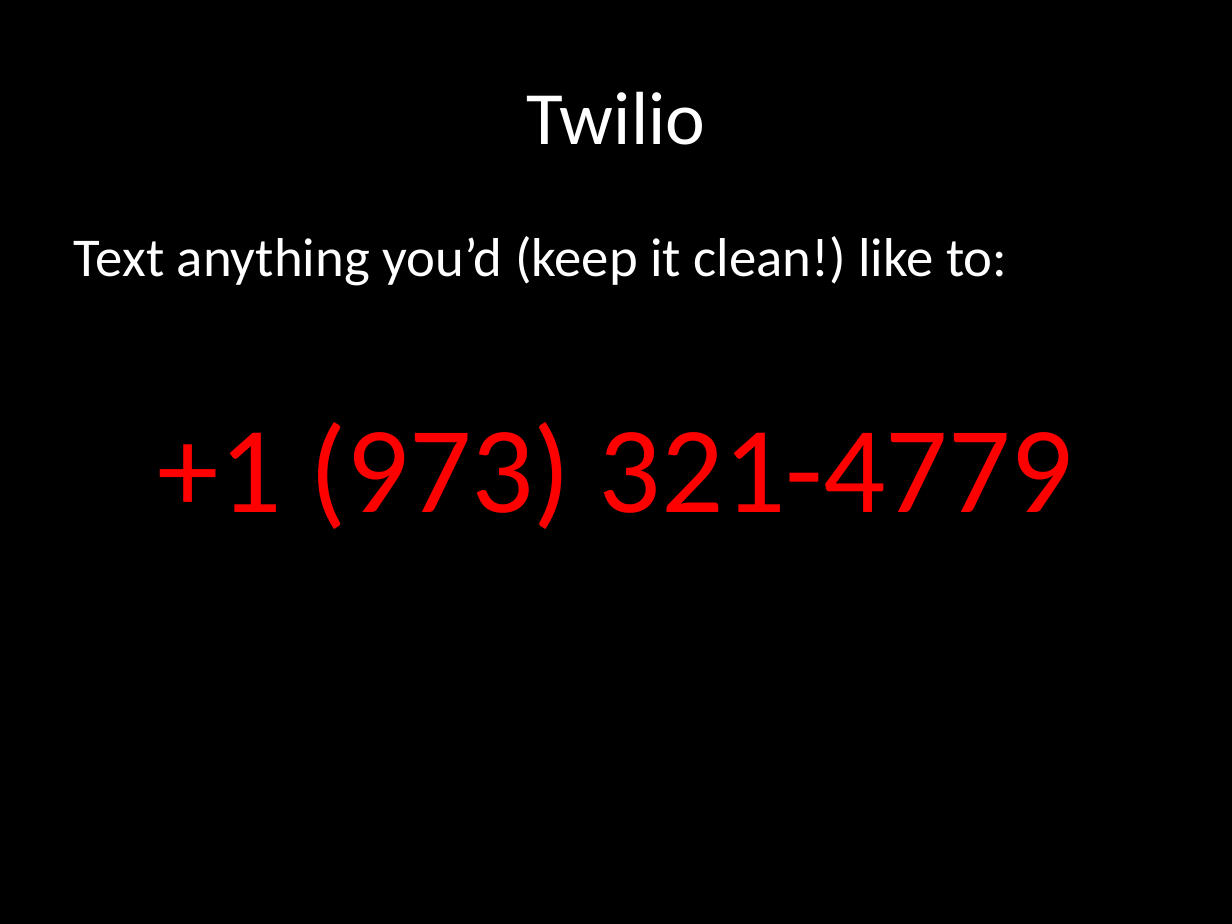
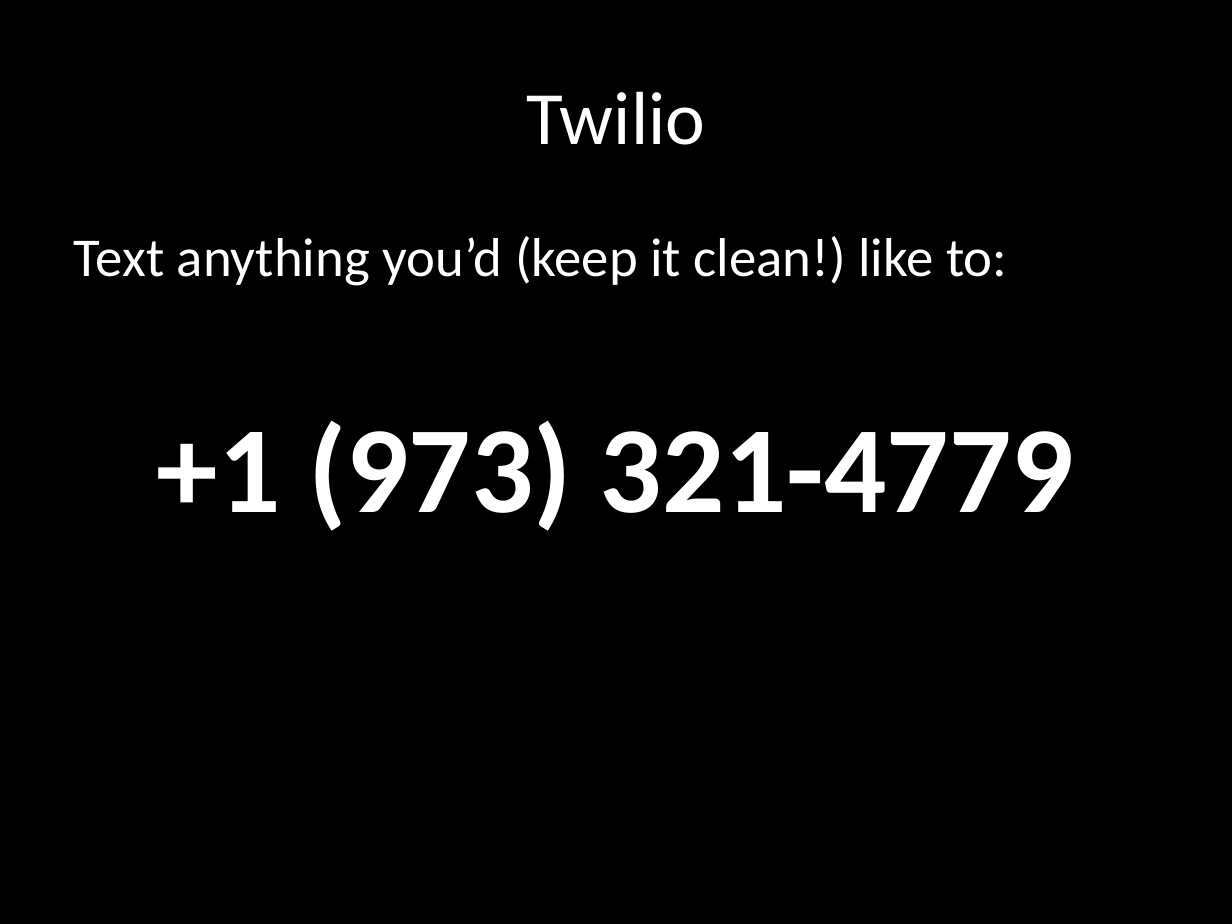
Before and after one commit to jayrav13/hackhers-apiworkshop, a slide deck: slide 8 of presentation/Intro-to-APIs.pptx. Drawn at 1232x924 pixels with LibreOffice and Linux fonts; fonts in the diff are those of the drawing. Boxes give left, top, right and bottom in pixels: in the first picture for what was removed or moved away, otherwise in the second. Text is boxed around its words. In the diff, an @@ line names an element or a change of style, - is before the commit and + after.

```diff
--- a/presentation/Intro-to-APIs.pptx
+++ b/presentation/Intro-to-APIs.pptx
@@ text at (157,420,1074,531): text colour #FF0000 to #FFFFFF, bold on in "+1 (973) 321-4779" @@
```
Also in this commit, not shown: 1 other slide changed, 3 other files.
